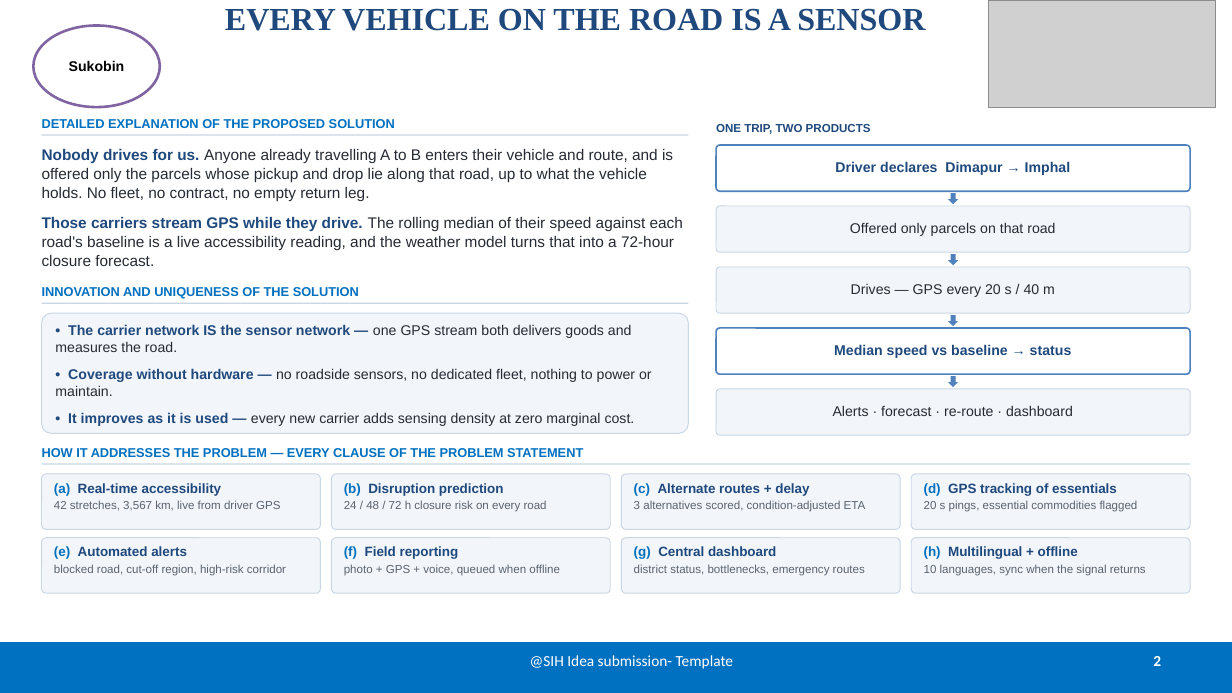
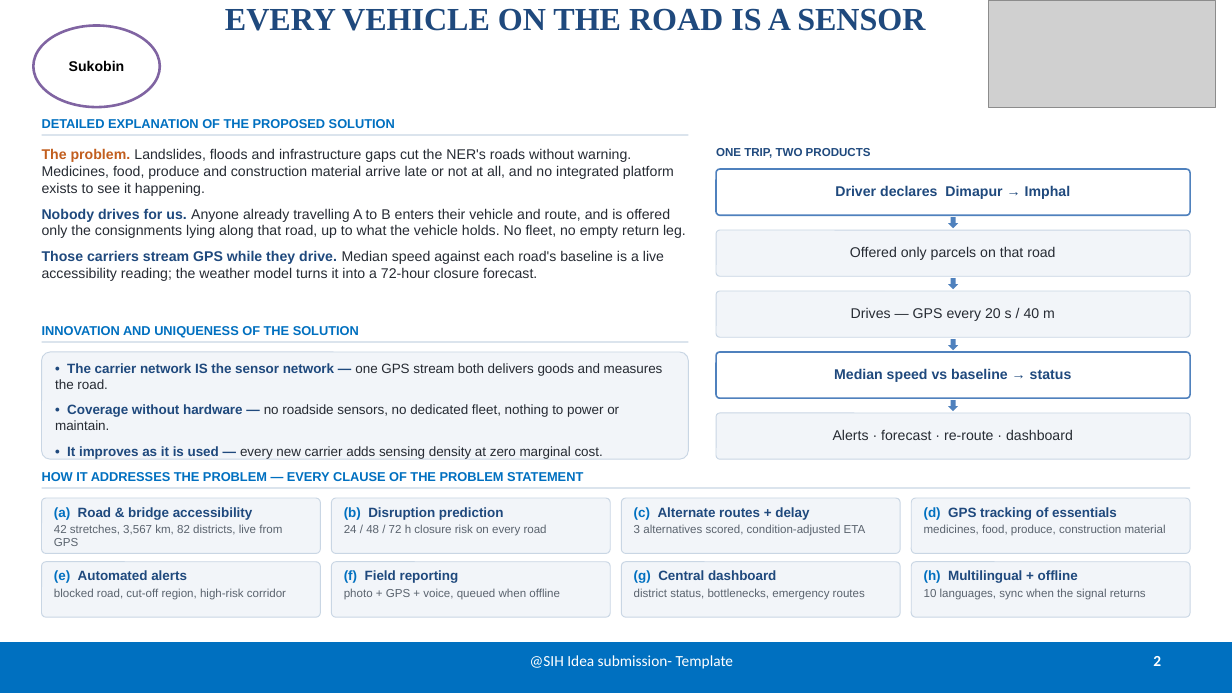
Before and after one commit to priyanshujoshi12363/sukobin_sih, a slide deck: slide 2 of SIH2026_Sukobin.pptx. Drawn at 1232x693 pixels with LibreOffice and Linux fonts; fonts in the diff are those of the drawing; grey boxes stand for pictures. Boxes give left, top, right and bottom in pixels: in the first picture for what was removed or moved away, otherwise in the second. Text is boxed around its words. In the diff, an @@ line names an element or a change of style, - is before the commit and + after.

Commit message:
Map the deck to the whole problem statement, not just clauses a-h
The deck answered the eight lettered clauses but said nothing about the
Background it opens with or the seven Expected Solution bullets it closes on.
A judge reading down the statement would have found two thirds of it
unaddressed.

Slide 2 now opens on the problem in the statement's own terms - landslides,
floods and infrastructure gaps cutting the roads, and medicines, food,
produce and construction material arriving late or not at all, with no
integrated platform to see it happening - before the solution answers it.
Clause (a) names bridges as the statement does, and clause (d) names the four
commodity classes rather than saying "essentials".

Slide 3 gains a seven-chip strip mapping every Expected Solution component to
what implements it: the route engine, the GIS dashboard, GPS tracking, the
alert mechanism, the mobile and web apps, the weather / transport / VAHAN
integrations, and cloud with offline support.

Slide 5 closes on the four outcomes the statement asks for by name -
connectivity, emergency response, fewer supply-chain disruptions, and
planning on evidence.

```diff
--- a/SIH2026_Sukobin.pptx
+++ b/SIH2026_Sukobin.pptx
@@ text at (42,148,686,281): text changed; size 12 to 11 pt @@
-Nobody drives for us. Anyone already travelling A to B enters their vehicle and route, and is offered only the parcels whose pickup and drop lie along that road, up to what the vehicle holds. No fleet, no contract, no empty return leg.
-Those carriers stream GPS while they drive. The rolling median of their speed against each road's baseline is a live accessibility reading, and the weather model turns that into a 72-hour closure forecast.
+The problem. Landslides, floods and infrastructure gaps cut the NER's roads without warning. Medicines, food, produce and construction material arrive late or not at all, and no integrated platform exists to see it happening.
+Nobody drives for us. Anyone already travelling A to B enters their vehicle and route, and is offered only the consignments lying along that road, up to what the vehicle holds. No fleet, no empty return leg.
+Those carriers stream GPS while they drive. Median speed against each road's baseline is a live accessibility reading; the weather model turns it into a 72-hour closure forecast.
@@ text "INNOVATION AND UNIQUENESS OF THE ...": place and size @@
-text "INNOVATION AND UNIQUENESS OF THE ..." at (42,287,359,299)
+text "INNOVATION AND UNIQUENESS OF THE ..." at (42,326,359,338)
@@ rounded rectangle "• The carrier network IS ...": place and size @@
-rounded rectangle "• The carrier network IS ..." at (42,313,689,433)
+rounded rectangle "• The carrier network IS ..." at (42,352,689,459)
@@ rounded rectangle "• The carrier network IS ..." at (42,352,689,459): size 11 to 10.5 pt; less space between paragraphs @@
@@ rectangle: place and size @@
-rectangle at (42,302,689,303)
+rectangle at (42,341,689,342)
@@ text in rounded rectangle at (54,507,282,546): text changed @@
-(a) Real-time accessibility
-42 stretches, 3,567 km, live from driver GPS
+(a) Road & bridge accessibility
+42 stretches, 3,567 km, 82 districts, live from GPS
@@ 13 rounded rectangles, 4 down arrows, 2 texts, 1 rectangle: place and size @@
-13 rounded rectangles, 4 down arrows, 2 texts, 1 rectangle at (42,124,1190,593)
+13 rounded rectangles, 4 down arrows, 2 texts, 1 rectangle at (42,148,1190,617)
@@ text in rounded rectangle at (924,524,1166,535): text changed @@
-20 s pings, essential commodities flagged
+medicines, food, produce, construction material
```
Also in this commit, not shown: 2 other slides changed, 2 other files.
